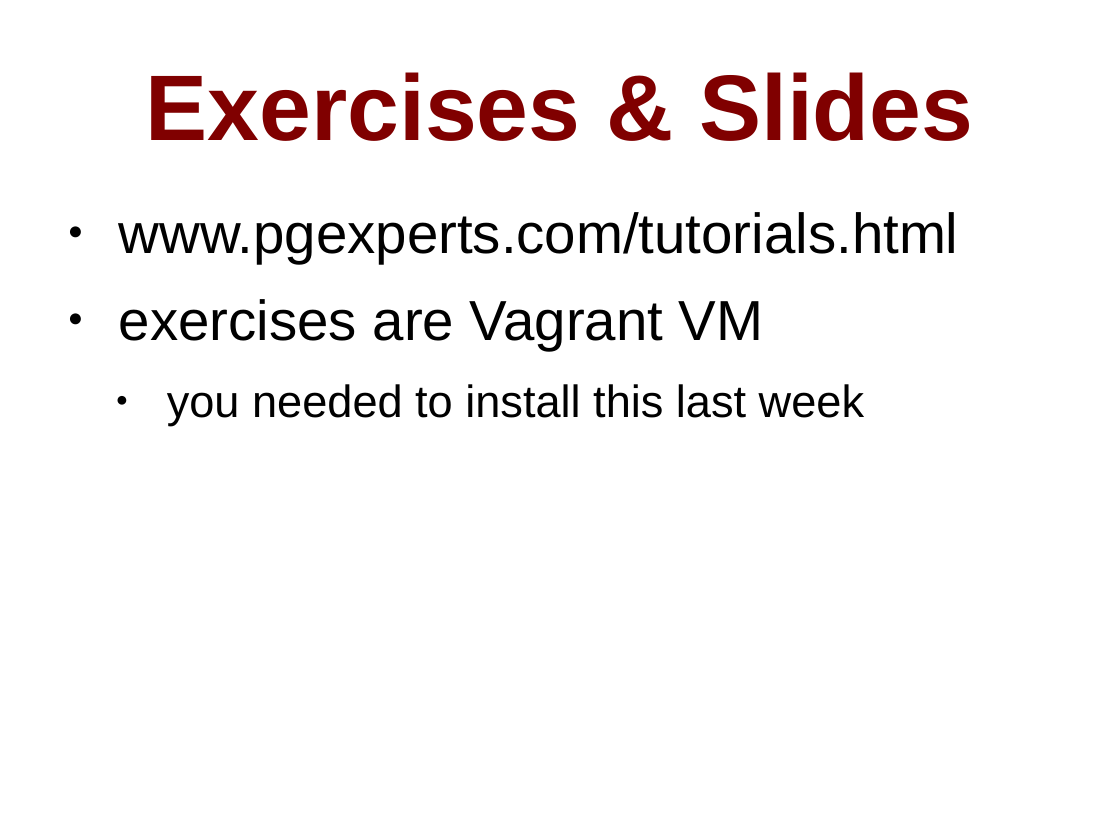
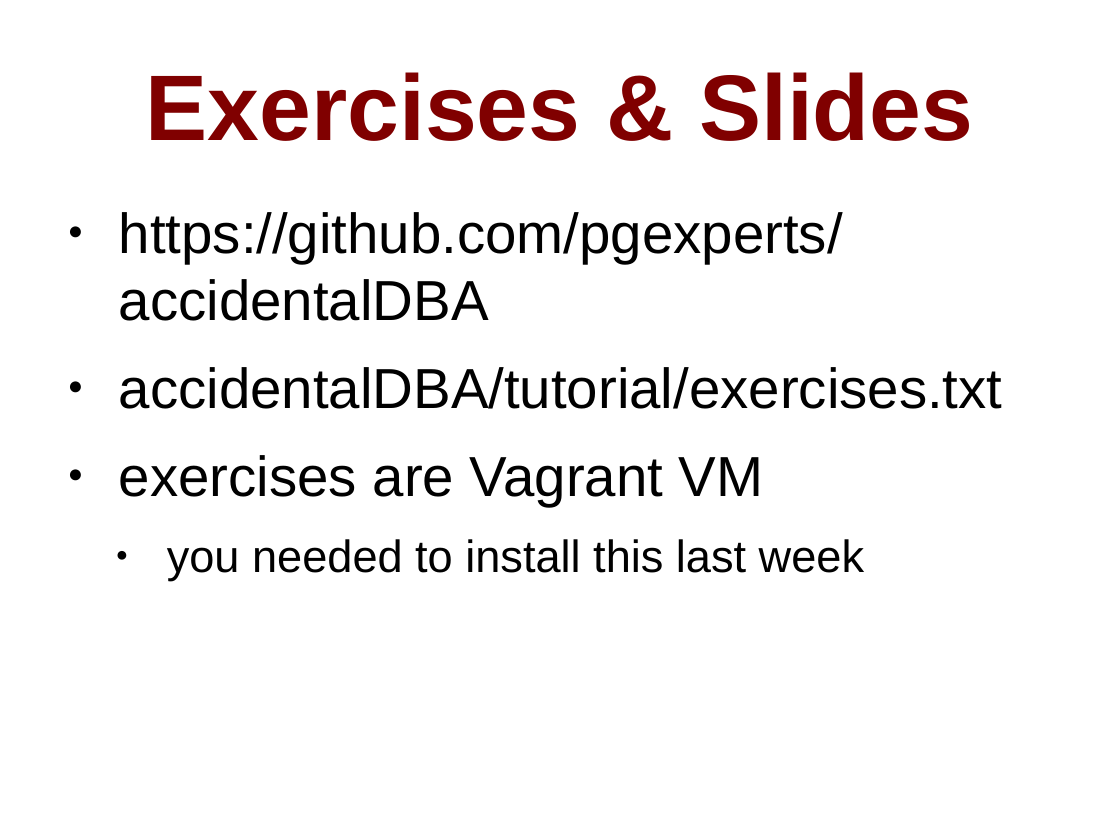
Before and after one commit to pgexperts/accidentalDBA, a slide deck: slide 5 of tutorial/accidental_dba_oscon.odp (slide 4 before the commit). Drawn at 1120x840 pixels with LibreOffice and Linux fonts; fonts in the diff are those of the drawing. Boxes give left, top, right and bottom in pixels: in the first picture for what was removed or moved away, otherwise in the second. Text is boxed around its words. In the diff, an @@ line names an element or a change of style, - is before the commit and + after.

Commit message:
Reverted to Precise64 because of issues with Trusty.   Fixed other issues found during OSCON tutorial.

```diff
--- a/tutorial/accidental_dba_oscon.odp
+++ b/tutorial/accidental_dba_oscon.odp
@@ text at [119,212,1003,409]: text changed @@
-● www.pgexperts.com/tutorials.html
+● https://github.com/pgexperts/
+  accidentalDBA
+● accidentalDBA/tutorial/exercises.txt
```
Also in this commit, not shown: 21 other slides changed, 6 slides added, 8 slides removed, 9 other files.
